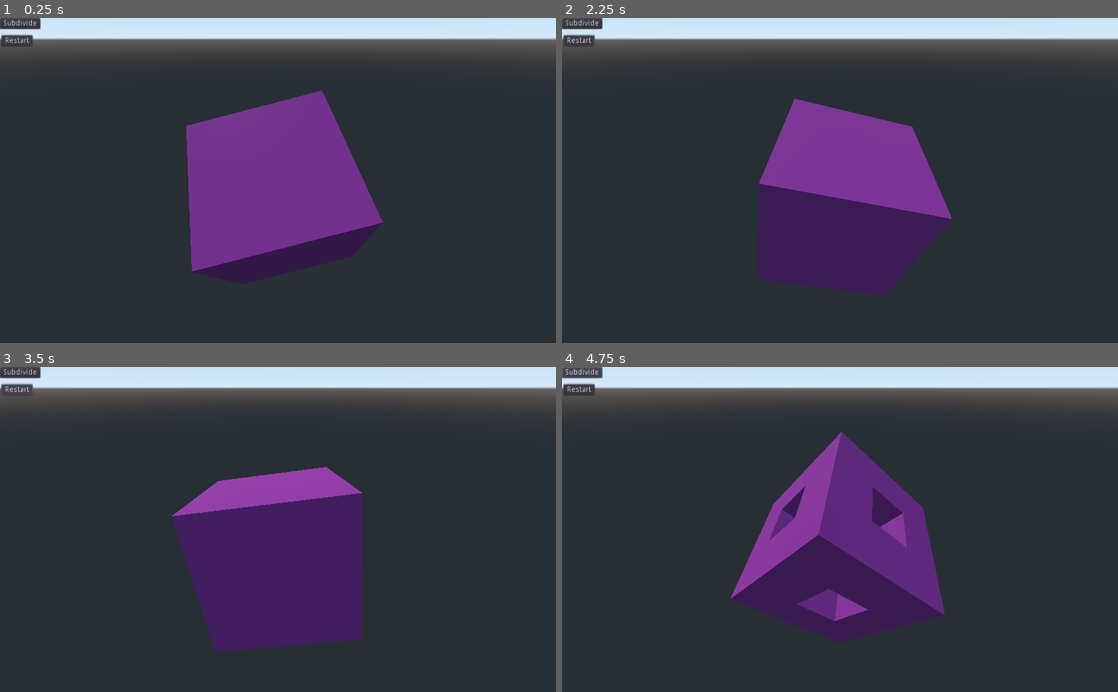
Above: before the commit, frames 1-4 (two rows, left to right).
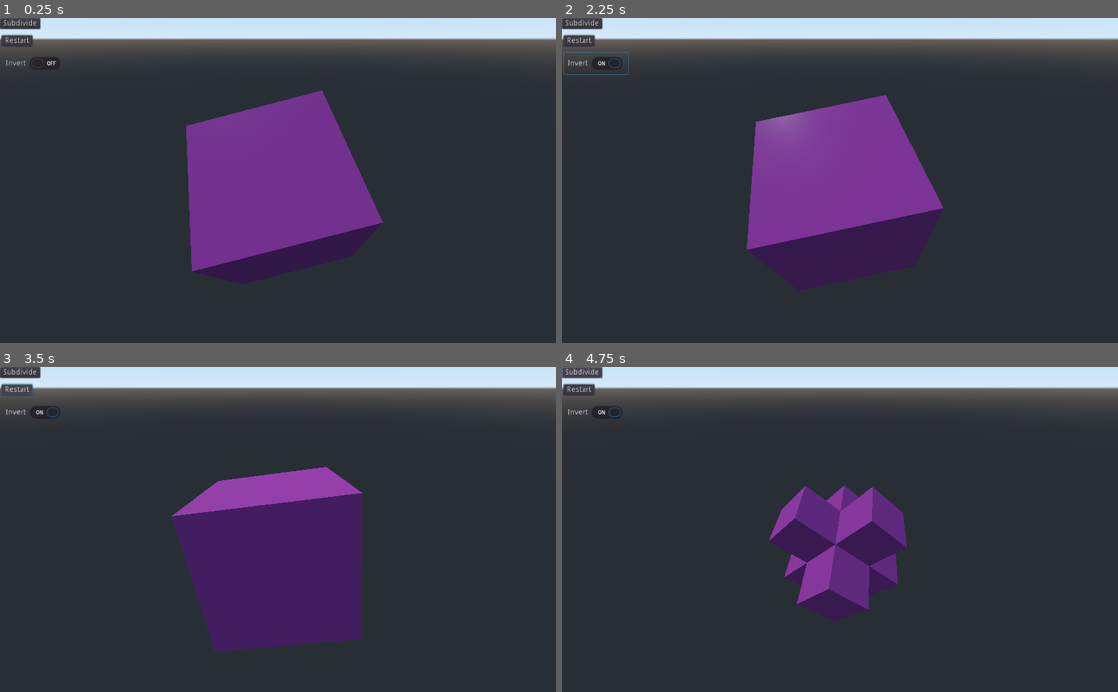
Above: after the commit, the same moments.

Repository: godot-academy/godot-coding-challenge
Game: Godot game, scene res://Menger Sponge.tscn
Two runs of this game, one before a commit and one after it. Both use one fixed random seed, a clock stepped at 60 frames per second and the inputs below.
Inputs (mouse positions are in pixels of both pictures, inside the frame that each line leads up to):
- Up to frame 1 (0.25 s): no input
- Up to frame 2 (2.25 s): click "Subdivide" at 0.5 s; click "Restart" at 1.25 s; click (595, 63) at 2 s, where only the run after the commit has a clickable "Invert"
- Up to frame 3 (3.5 s): click "Restart" at 2.75 s
- Up to frame 4 (4.75 s): click "Restart" at 3.5 s; click "Subdivide" at 4.25 s

The runs differ from the first frame. In frame 1, less than 0.1% of the frame differs, in the area x 1-11%, y 12-16%; in frame 2, 6.2%; in frame 3, less than 0.1%; in frame 4, 14%, in the area x 1-69%, y 12-85%.

Commit message:
Some improvements

Diff:
--- a/2-menger-sponge/Menger Sponge.gd
+++ b/2-menger-sponge/Menger Sponge.gd
@@ -6,28 +6,35 @@
 # Called when the node enters the scene tree for the first time.
 func _ready():
 	set_process(true)
-	pass # Replace with function body.
 
 # Called every frame. 'delta' is the elapsed time since the previous frame.
 func _process(delta):
 	#Rotate
 	var rotate_amount = rotate_speed * delta
 	$Segment.rotation += rotate_amount
-	pass
 
+func _restart():
+
+	#Kill the old one
+	$Segment.queue_free()
+	remove_child($Segment)
+
+	#Make and add the new one
+	var new_segment = SegmentScene.instance()
+	new_segment.inverted = $CheckButton.pressed
+	add_child(new_segment, true)
 
 func _on_Button_pressed():
 
 	#Tell the segment to subdivide
 	$Segment.subdivide()
 
-	pass # Replace with function body.
-
-
 func _on_Button2_pressed():
 
 	#Kill the old one, make a new one
-	$Segment.queue_free()
-	remove_child($Segment)
-	add_child(SegmentScene.instance(), true)
-	pass # Replace with function body.
+	_restart()
+
+
+func _on_CheckButton_toggled(button_pressed):
+	#Simply restart
+	_restart()
--- a/2-menger-sponge/Menger Sponge.tscn
+++ b/2-menger-sponge/Menger Sponge.tscn
@@ -26,5 +26,13 @@
 margin_bottom = 51.5875
 text = "Restart"
 
+[node name="CheckButton" type="CheckButton" parent="."]
+margin_left = 4.0
+margin_top = 64.0
+margin_right = 122.0
+margin_bottom = 104.0
+text = "Invert"
+
 [connection signal="pressed" from="Button" to="." method="_on_Button_pressed"]
 [connection signal="pressed" from="Button2" to="." method="_on_Button2_pressed"]
+[connection signal="toggled" from="CheckButton" to="." method="_on_CheckButton_toggled"]
--- a/2-menger-sponge/Segment.gd
+++ b/2-menger-sponge/Segment.gd
@@ -1,13 +1,22 @@
 extends Spatial
 
-#How big is this segment?
+#The current segment sizes
 var current_size = 1.0
+
+#How many divisions we've done
+var division_count = 1
+
+#Whether to invert the fractal
+var inverted = false
+
+#Internal variables
 onready var multimesh = $MultiMeshInstance.multimesh
 var child_transforms = []
 
 # Called when the node enters the scene tree for the first time.
 func _ready():
 
+	#Make the first cube to start
 	child_transforms.append(Transform())
 	_apply_instances()
 
@@ -21,7 +30,6 @@
 	for index in range(child_transforms.size()):
 
 		#Add it to the multimesh
-
 		var child_transform = child_transforms[index]
 		multimesh.set_instance_transform(index, child_transform)
 
@@ -43,6 +51,8 @@
 	child_transforms = new_transforms
 	_apply_instances()
 
+	#Update counters
+	division_count += 1
 
 func subdivide_child_transform(child_transform):
 
@@ -52,13 +62,21 @@
 		for y in range(-1, 2):
 			for z in range(-1, 2):
 
-				#Is this not a center piece?
+				#Is this a center piece?
 				var sum = abs(x) + abs(y) + abs(z)
-				if sum > 1:
-					#Make a child
-					var new_transform = Transform()
+				if (not inverted and sum > 1) or (inverted and sum <= 1):
+					#Make a new transform
+					var new_transform = Transform(child_transform)
+
+					#TODO: Use actual translated/scaled functions somehow
+					#new_transform = new_transform.translated(Vector3(x, y, z) * division_count)
+					#new_transform = new_transform.scaled(Vector3.ONE/3)
+
+					#Set the origin and the basis (for scaling)
 					new_transform.origin = child_transform.origin + (Vector3(x, y, z)*current_size)
 					new_transform.basis = Basis().scaled(Vector3(1, 1, 1) * current_size)
+
+					#Add the transform
 					new_transforms.append(new_transform)
 
 	return new_transforms
--- a/2-menger-sponge/project.godot
+++ b/2-menger-sponge/project.godot
@@ -15,7 +15,7 @@
 
 [application]
 
-config/name="Menger Sponge"
+config/name="2-Menger Sponge"
 run/main_scene="res://Menger Sponge.tscn"
 config/icon="res://icon.png"
 
